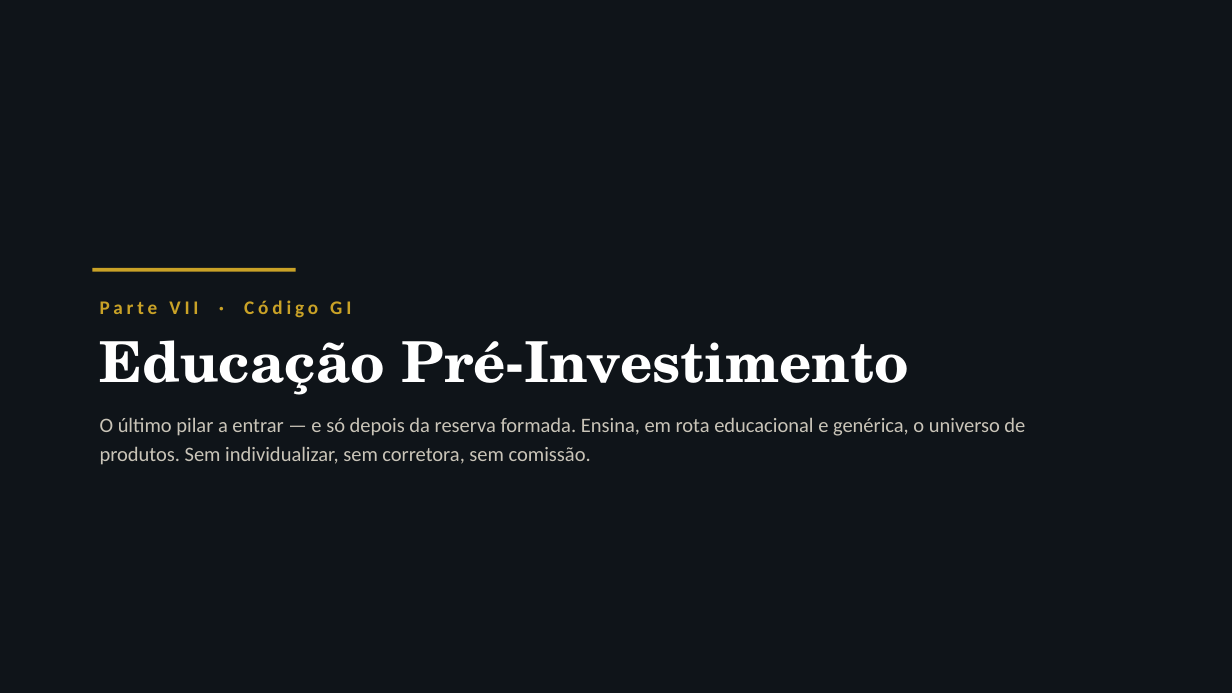
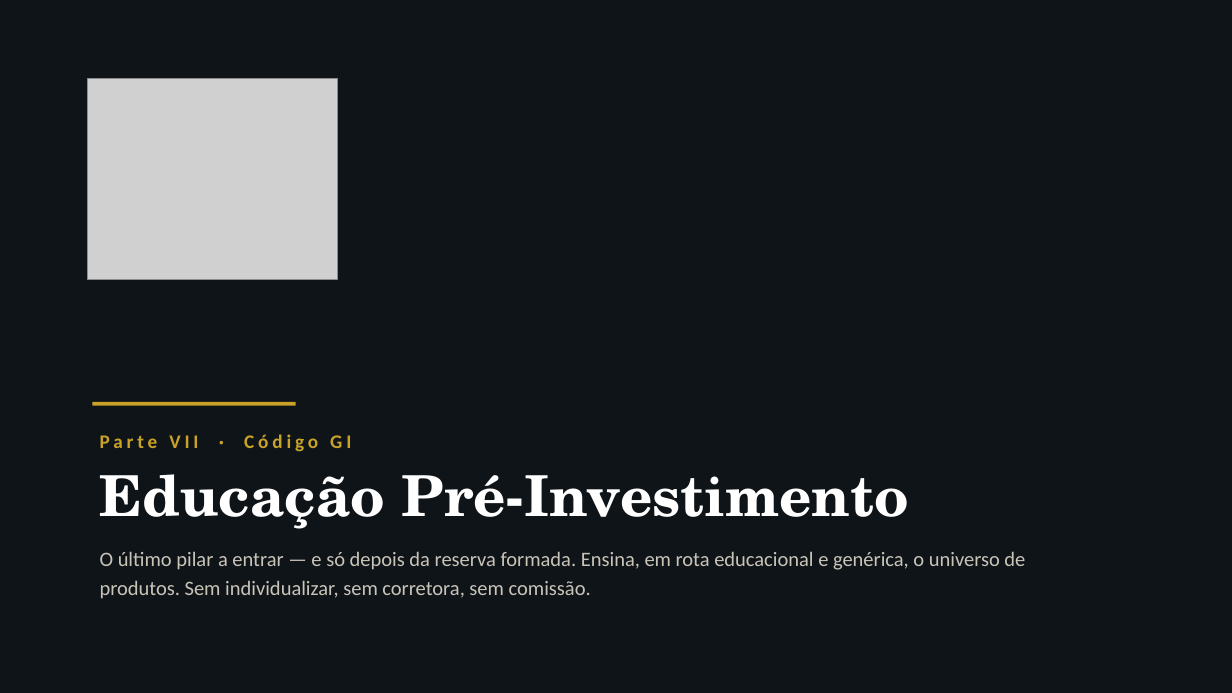
Before and after one commit to gibasenaprodutosdigitais-jpg/gilbertoos, a slide deck: slide 30 of Projetos Gsena Tec/oceo/apresentacao/OCEO - A Obra Completa (apresentacao).pptx. Drawn at 1232x693 pixels with LibreOffice and Linux fonts; fonts in the diff are those of the drawing; grey boxes stand for pictures. Boxes give left, top, right and bottom in pixels: in the first picture for what was removed or moved away, otherwise in the second. Text is boxed around its words. In the diff, an @@ line names an element or a change of style, - is before the commit and + after.

```diff
--- a/Projetos Gsena Tec/oceo/apresentacao/OCEO - A Obra Completa (apresentacao).pptx
+++ b/Projetos Gsena Tec/oceo/apresentacao/OCEO - A Obra Completa (apresentacao).pptx
@@ picture added at bbox=[88, 79, 337, 280] @@
@@ rectangle: place and size @@
-rectangle at bbox=[92, 268, 296, 272]
+rectangle at bbox=[92, 402, 296, 406]
@@ text "Parte VII · Código GI": place and size @@
-text "Parte VII · Código GI" at bbox=[100, 300, 1025, 465]
+text "Parte VII · Código GI" at bbox=[100, 434, 1025, 599]
```
Also in this commit, not shown: 4 other slides changed, 10 other files.
